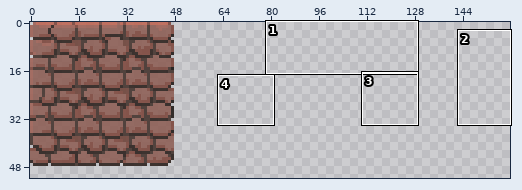
A sprite sheet gets an edit: Assets/test/tilesheet.png. The first picture is a wide view before the edit; the outline marks the close-up.
Close-up. Before:
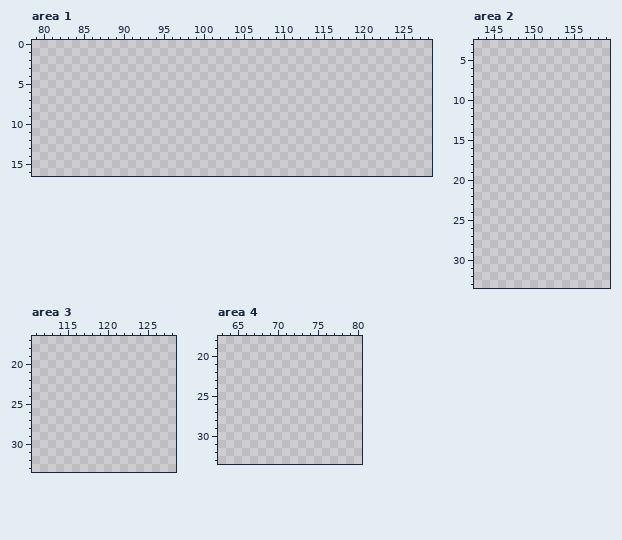
The file is 160x160 pixels. Shown: area 1: x 79..128, y 0..16; area 2: x 143..159, y 3..33; area 3: x 111..128, y 17..33; area 4: x 63..80, y 18..33. The wide view leaves out empty margins. The commit also changed other parts of the picture, which this record leaves out.
The result:
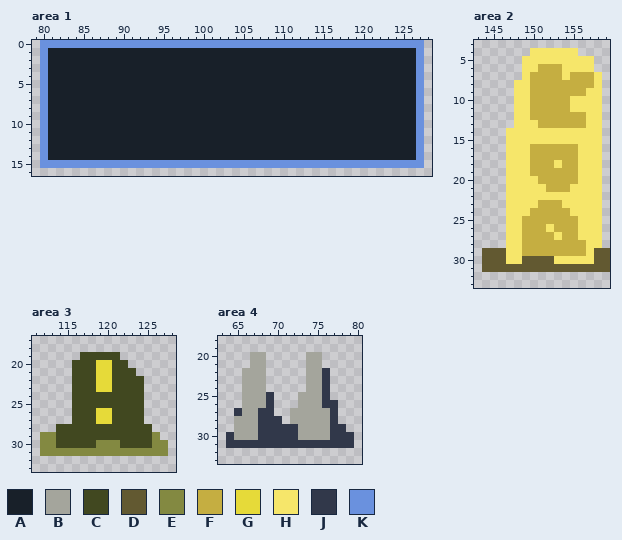
Palette (. is transparent): A #182029  B #a4a59c  C #414820  D #625931  E #838941  F #c5ae41  G #e6da39  H #f6e66a  J #31384a  K #6a91de
Change:
Changed rows in their new state; - is an unchanged pixel.
Area 1:
first column x 80:
 0 KKKKKKKKKKKKKKKKKKKKKKKKKKKKKKKKKKKKKKKKKKKKKKKK
 1 KAAAAAAAAAAAAAAAAAAAAAAAAAAAAAAAAAAAAAAAAAAAAAAK
 2 KAAAAAAAAAAAAAAAAAAAAAAAAAAAAAAAAAAAAAAAAAAAAAAK
 3 KAAAAAAAAAAAAAAAAAAAAAAAAAAAAAAAAAAAAAAAAAAAAAAK
 4 KAAAAAAAAAAAAAAAAAAAAAAAAAAAAAAAAAAAAAAAAAAAAAAK
 5 KAAAAAAAAAAAAAAAAAAAAAAAAAAAAAAAAAAAAAAAAAAAAAAK
 6 KAAAAAAAAAAAAAAAAAAAAAAAAAAAAAAAAAAAAAAAAAAAAAAK
 7 KAAAAAAAAAAAAAAAAAAAAAAAAAAAAAAAAAAAAAAAAAAAAAAK
 8 KAAAAAAAAAAAAAAAAAAAAAAAAAAAAAAAAAAAAAAAAAAAAAAK
 9 KAAAAAAAAAAAAAAAAAAAAAAAAAAAAAAAAAAAAAAAAAAAAAAK
10 KAAAAAAAAAAAAAAAAAAAAAAAAAAAAAAAAAAAAAAAAAAAAAAK
11 KAAAAAAAAAAAAAAAAAAAAAAAAAAAAAAAAAAAAAAAAAAAAAAK
12 KAAAAAAAAAAAAAAAAAAAAAAAAAAAAAAAAAAAAAAAAAAAAAAK
13 KAAAAAAAAAAAAAAAAAAAAAAAAAAAAAAAAAAAAAAAAAAAAAAK
14 KAAAAAAAAAAAAAAAAAAAAAAAAAAAAAAAAAAAAAAAAAAAAAAK
15 KKKKKKKKKKKKKKKKKKKKKKKKKKKKKKKKKKKKKKKKKKKKKKKK
Area 2:
first column x 144:
 4 ------HHHHHH----
 5 -----HHHHHHHHH--
 6 -----HHFFFHHHH--
 7 -----HFFFFHFFFH-
 8 ----HHFFFFFFFFH-
 9 ----HHFFFFFFFHH-
10 ----HHFFFFFHHHH-
11 ----HHFFFFFHHHH-
12 ----HHFFFFFFFHH-
13 ----HHHFFFFFFHH-
14 ---HHHHHHHHHHHH-
15 ---HHHHHHHHHHHH-
16 ---HHHFFFFFFHHH-
17 ---HHHFFFFFFHHH-
18 ---HHHFFFHFFHHH-
19 ---HHHFFFFFFHHH-
20 ---HHHHFFFFFHHH-
21 ---HHHHHFFFHHHH-
22 ---HHHHHHHHHHHH-
23 ---HHHHFFFHHHHH-
24 ---HHHFFFFFHHHH-
25 ---HHFFFFFFFHHH-
26 ---HHFFFHFFFHHH-
27 ---HHFFFFHFFHHH-
28 ---HHFFFFFFFFHH-
29 DDDHHFFFFFFFFHDD
30 DDDHHDDDDHHHHHDD
31 DDDDDDDDDDDDDDDD
Area 3:
first column x 112:
19 -----CCCCC------
20 ----CCCGGCC-----
21 ----CCCGGCCC----
22 ----CCCGGCCCC---
23 ----CCCGGCCCC---
24 ----CCCCCCCCC---
25 ----CCCCCCCCC---
26 ----CCCGGCCCC---
27 ----CCCGGCCCC---
28 --CCCCCCCCCCCC--
29 EECCCCCCCCCCCCE-
30 EECCCCCEEECCCCEE
31 EEEEEEEEEEEEEEEE
Area 4:
first column x 64:
20 ---BB-----BB----
21 ---BB-----BB----
22 --BBB-----BBJ---
23 --BBB-----BBJ---
24 --BBB-----BBJ---
25 --BBBJ---BBBJ---
26 --BBBJ---BBBJJ--
27 -JBBJJ--BBBBBJ--
28 -BBBJJJ-BBBBBJ--
29 -BBBJJJJJBBBBJJ-
30 JBBBJJJJJBBBBJJJ
31 JJJJJJJJJJJJJJJJ
